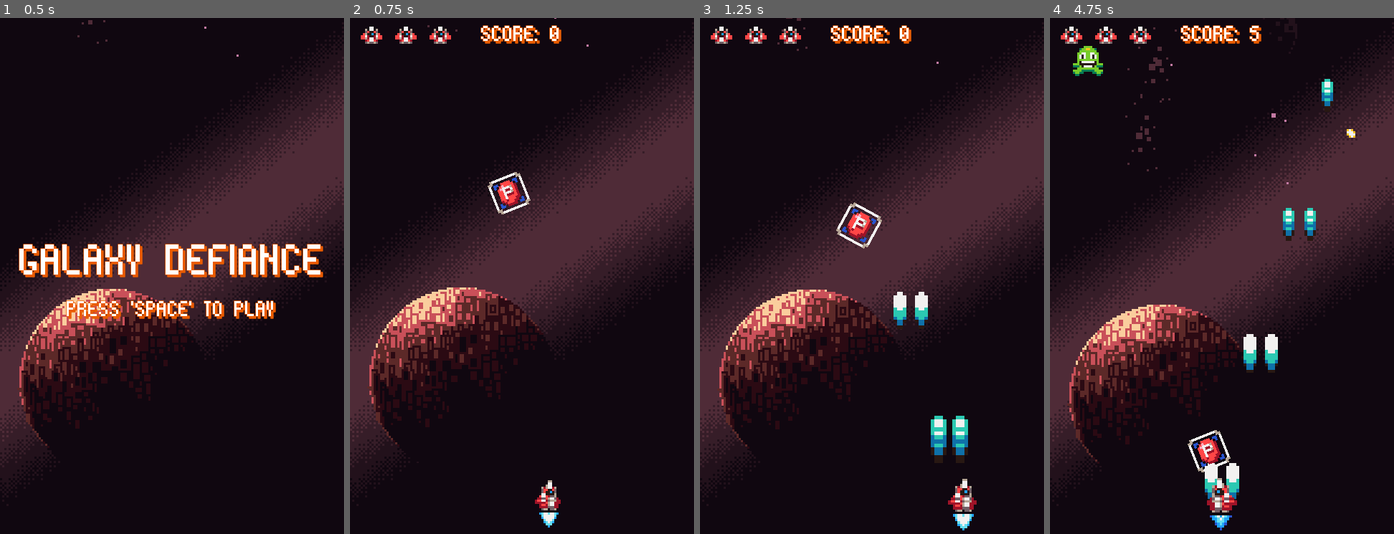
Above: before the commit, frames 1-4 (left to right).
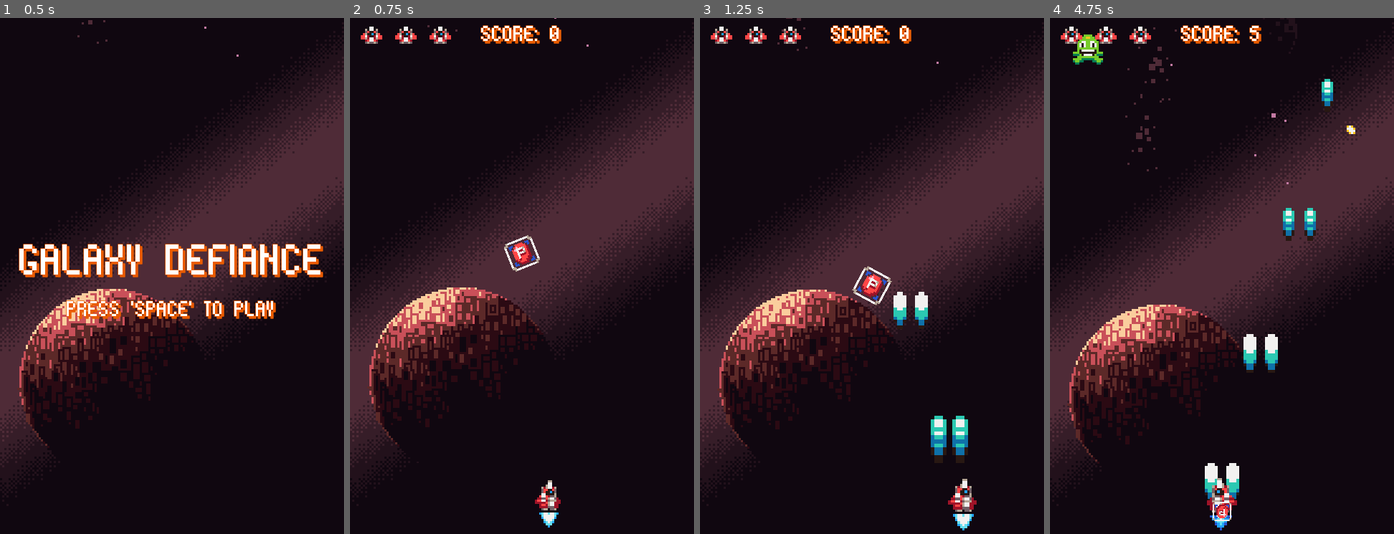
Above: after the commit, the same moments.

Repository: jordan95v/galaxy_defiance
Game: Godot game, scene res://scenes/ui/menu/menu.tscn
Same seed, same stepped clock (60 frames per second), same inputs: the game is played once before the commit and once after it.
Inputs:
- Up to frame 1 (0.5 s): no input
- Up to frame 2 (0.75 s): tap Space (space) at 0.5 s; hold D (bank_right) from 0.53 s (still down); hold Enter (enter) from 0.53 s (still down)
- Up to frame 3 (1.25 s): keep holding D (bank_right); keep holding Enter (enter)
- Up to frame 4 (4.75 s): release D (bank_right) at 1.28 s; release Enter (enter) at 1.28 s; hold A (bank_left) 1.28-2.03 s; tap Space (space) at 1.35, 2.85, 4.35 s; hold Enter (enter) 2.03-2.78 s; hold D (bank_right) 2.03-3.53 s; hold Enter (enter) 3.53-4.28 s; hold A (bank_left) from 3.53 s (still down)

Frame 1 is identical in both runs. In frame 2, 0.8% of the frame differs, in the area x 40-56%, y 29-50%; in frame 3, 0.8%; in frame 4, 1.1%, in the area x 6-89%, y 3-98%.

Commit message:
Fixed enemy freeze.

Diff:
--- a/scenes/components/enemy_spawner_component/enemy_spawner_component.gd
+++ b/scenes/components/enemy_spawner_component/enemy_spawner_component.gd
@@ -12,8 +12,7 @@
 
 func _ready() -> void:
 	spawn_component.scene = enemy_scene
-	timer.wait_time = wait_time
-	timer.start()
+	timer.start(wait_time)
 	timer.timeout.connect(on_timer_timeout)
 
 
@@ -30,3 +29,9 @@
 	if not enemy_scene or current_score < score_threshold or not entities:
 		return
 	spawn_component.spawn(get_random_spawn_position(), entities)
+
+
+func suspend_spawn(duration: float) -> void:
+	timer.start(duration)
+	await timer.timeout
+	timer.start(wait_time)
--- a/scenes/components/move_input_component/move_input_component.gd
+++ b/scenes/components/move_input_component/move_input_component.gd
@@ -8,6 +8,7 @@
 
 func _ready() -> void:
 	base_move_speed = move_stats.speed
+	GameEvents.bonus_picked.connect(on_bonus_picked)
 
 
 func _input(_event: InputEvent) -> void:
@@ -17,7 +18,10 @@
 	move_component.velocity = Vector2(axis * move_stats.speed, 0)
 
 
-func upgrade_movement_speed(bonus: StatBonus) -> void:
-	move_stats.speed += bonus.value
-	await get_tree().create_timer(bonus.duration).timeout
+func on_bonus_picked(bonus: Bonus) -> void:
+	if not bonus.id == "move_speed":
+		return
+	var stats_bonus: StatBonus = bonus as StatBonus
+	move_stats.speed += stats_bonus.value
+	await get_tree().create_timer(stats_bonus.duration).timeout
 	move_stats.speed = base_move_speed
--- a/scenes/game_objects/bonus/basic_bonus.tscn
+++ b/scenes/game_objects/bonus/basic_bonus.tscn
@@ -15,7 +15,7 @@
 "times": PackedFloat32Array(0),
 "transitions": PackedFloat32Array(1),
 "update": 0,
-"values": [Vector2(1, 1)]
+"values": [Vector2(0.85, 0.85)]
 }
 tracks/1/type = "value"
 tracks/1/imported = false
@@ -71,7 +71,7 @@
 "times": PackedFloat32Array(0, 0.8),
 "transitions": PackedFloat32Array(1, 1),
 "update": 0,
-"values": [Vector2(1, 1), Vector2(0, 0)]
+"values": [Vector2(0.85, 0.85), Vector2(0, 0)]
 }
 tracks/1/type = "value"
 tracks/1/imported = false
@@ -108,6 +108,7 @@
 }
 
 [node name="BasicBonus" type="Node2D"]
+scale = Vector2(0.85, 0.85)
 script = ExtResource("1_a2dac")
 
 [node name="AnimationPlayer" type="AnimationPlayer" parent="."]
--- a/scenes/game_objects/bonus/power_bonus.tscn
+++ b/scenes/game_objects/bonus/power_bonus.tscn
@@ -24,6 +24,7 @@
 }]
 
 [node name="PowerBonus" instance=ExtResource("1_i8t6q")]
+scale = Vector2(0.85, 0.85)
 bonus_list = Array[Resource("res://resources/bonus/bonus.gd")]([ExtResource("2_4cbs2")])
 
 [node name="CollisionShape2D" type="CollisionShape2D" parent="PickupArea" index="0"]
--- a/scenes/game_objects/bonus/speed_bonus.tscn
+++ b/scenes/game_objects/bonus/speed_bonus.tscn
@@ -26,10 +26,6 @@
 [node name="SpeedBonus" instance=ExtResource("1_lqa8f")]
 bonus_list = Array[Resource("res://resources/bonus/bonus.gd")]([ExtResource("2_imfbk"), ExtResource("3_phapb")])
 
-[node name="PickupArea" parent="." index="2"]
-collision_layer = 0
-collision_mask = 4
-
 [node name="CollisionShape2D" type="CollisionShape2D" parent="PickupArea" index="0"]
 shape = SubResource("CircleShape2D_wv2q4")
 
--- a/scenes/game_objects/ship/ship.gd
+++ b/scenes/game_objects/ship/ship.gd
@@ -74,7 +74,6 @@
 
 
 func on_bonus_picked(bonus: Bonus) -> void:
-	if bonus.id == "fire_rate":
-		upgrade_fire_rate(bonus)
-	elif bonus.id == "move_speed":
-		move_input_component.upgrade_movement_speed(bonus)
+	if not bonus.id == "fire_rate":
+		return
+	upgrade_fire_rate(bonus)
--- a/scenes/main/main.tscn
+++ b/scenes/main/main.tscn
@@ -28,4 +28,4 @@
 position = Vector2(80, 222)
 
 [node name="PowerBonus" parent="." instance=ExtResource("7_h68w3")]
-position = Vector2(74, 75)
+position = Vector2(80, 103)
--- a/scenes/managers/enemy_manager/enemy_manager.gd
+++ b/scenes/managers/enemy_manager/enemy_manager.gd
@@ -1,5 +1,11 @@
 class_name EnemyManager
 extends Node
+
+@onready var spawners: Array[EnemySpawnerComponent] = [
+	$GreenEnemySpawnerComponent,
+	$YellowEnemySpawnerComponent,
+	$PinkEnemySpawnerComponent
+]
 
 
 func _ready() -> void:
@@ -7,9 +13,8 @@
 
 
 func freeze_enemies(entities: Node2D, value: bool) -> void:
-	for entity in entities.get_children():
-		var enemy: BasicEnemy = entity as BasicEnemy
-		enemy.move_component.set_process(value)
+	for entity in entities.get_children() as Array[BasicEnemy]:
+		entity.move_component.set_process(value)
 
 
 func on_bonus_picked(bonus: Bonus) -> void:
@@ -17,5 +22,7 @@
 	if bonus.id != "freeze_enemies" or not entities:
 		return
 	freeze_enemies(entities, false)
+	for spawner in spawners:
+		spawner.suspend_spawn(bonus.duration)
 	await get_tree().create_timer(bonus.duration).timeout
 	freeze_enemies(entities, true)
